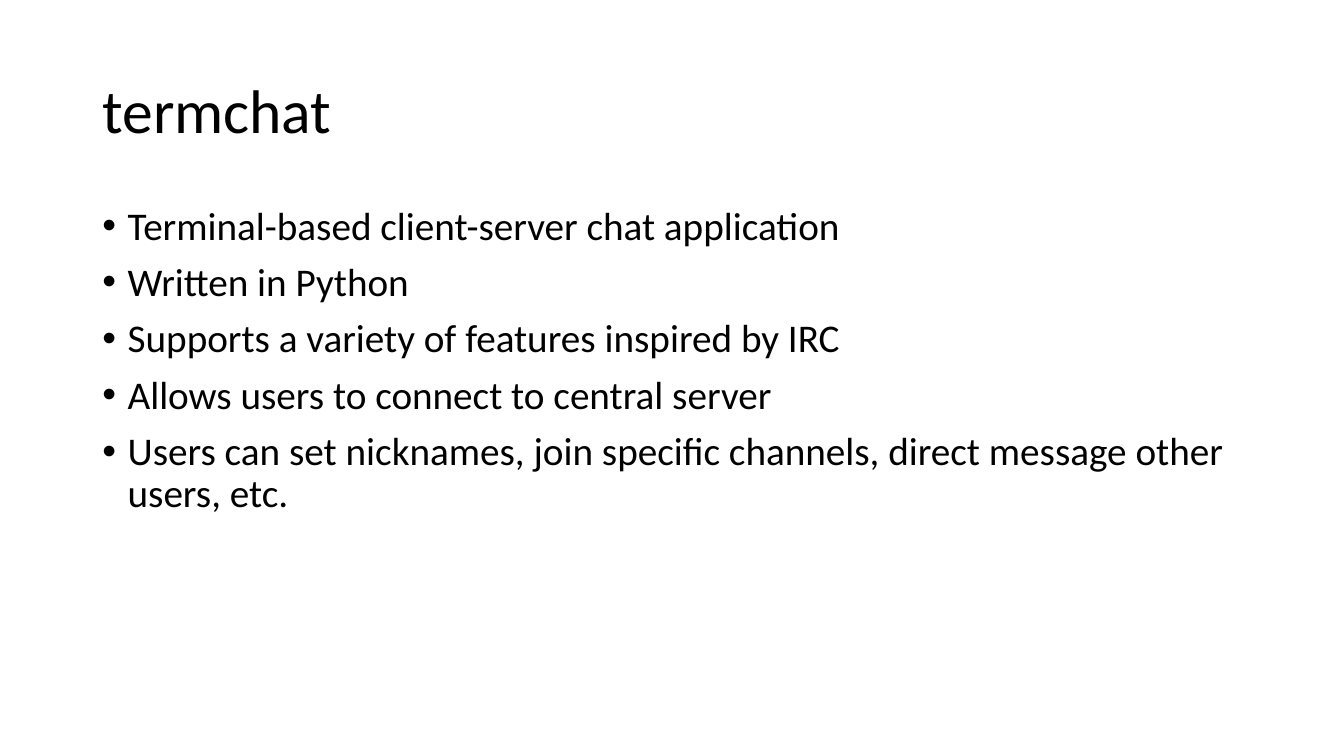
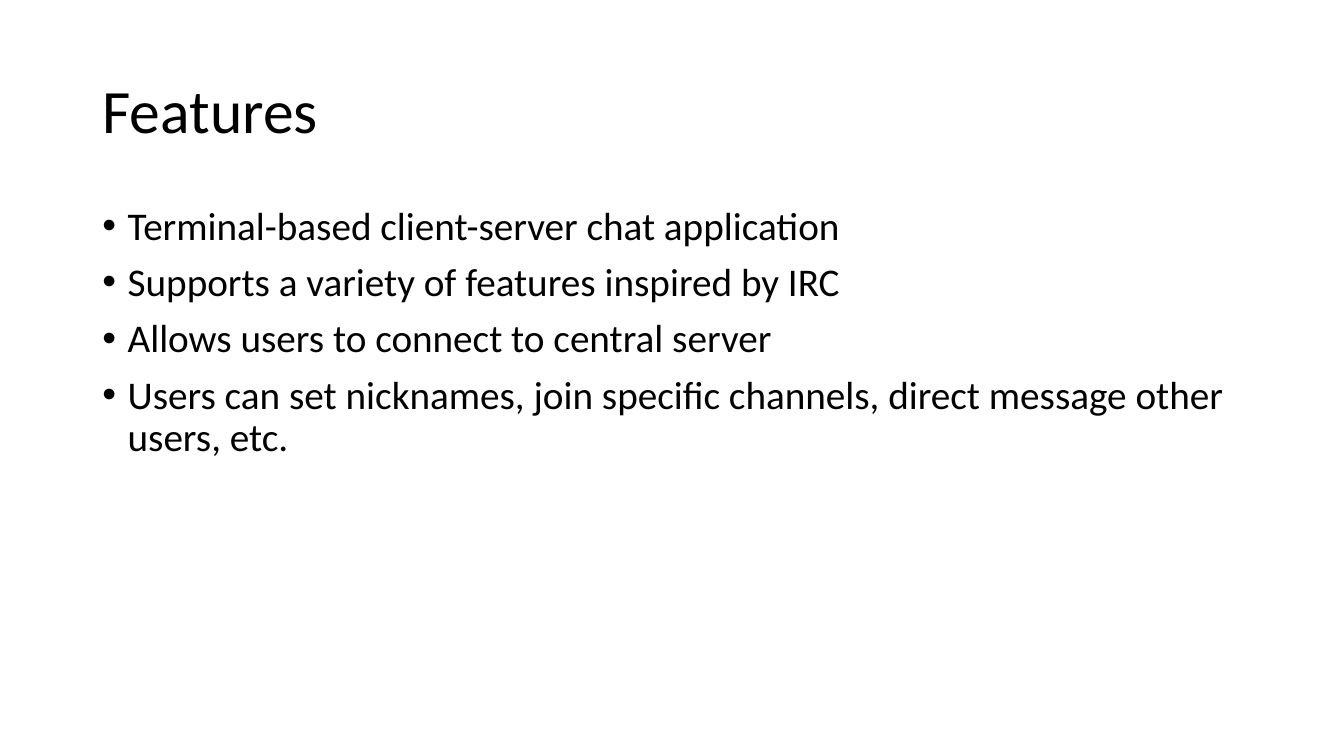
Before and after one commit to avandolder/chatterm, a slide deck: slide 2 of presentation.pptx. Drawn at 1344x756 pixels with LibreOffice and Linux fonts; fonts in the diff are those of the drawing. Boxes give left, top, right and bottom in pixels: in the first picture for what was removed or moved away, otherwise in the second. Text is boxed around its words. In the diff, an @@ line names an element or a change of style, - is before the commit and + after.

Commit message:
added to presentation

```diff
--- a/presentation.pptx
+++ b/presentation.pptx
@@ title at (102, 93, 317, 134): text changed @@
-termchat
+Features
@@ text at (128, 268, 409, 303): paragraph removed @@
-• Written in Python
```
Also in this commit, not shown: 1 slide added.
